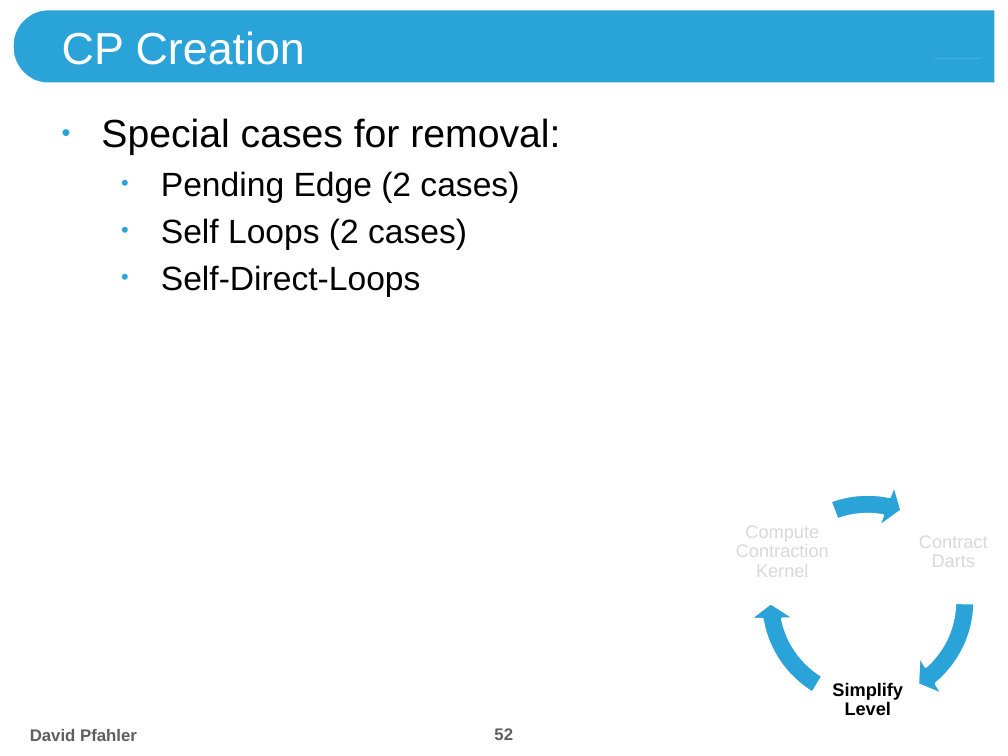
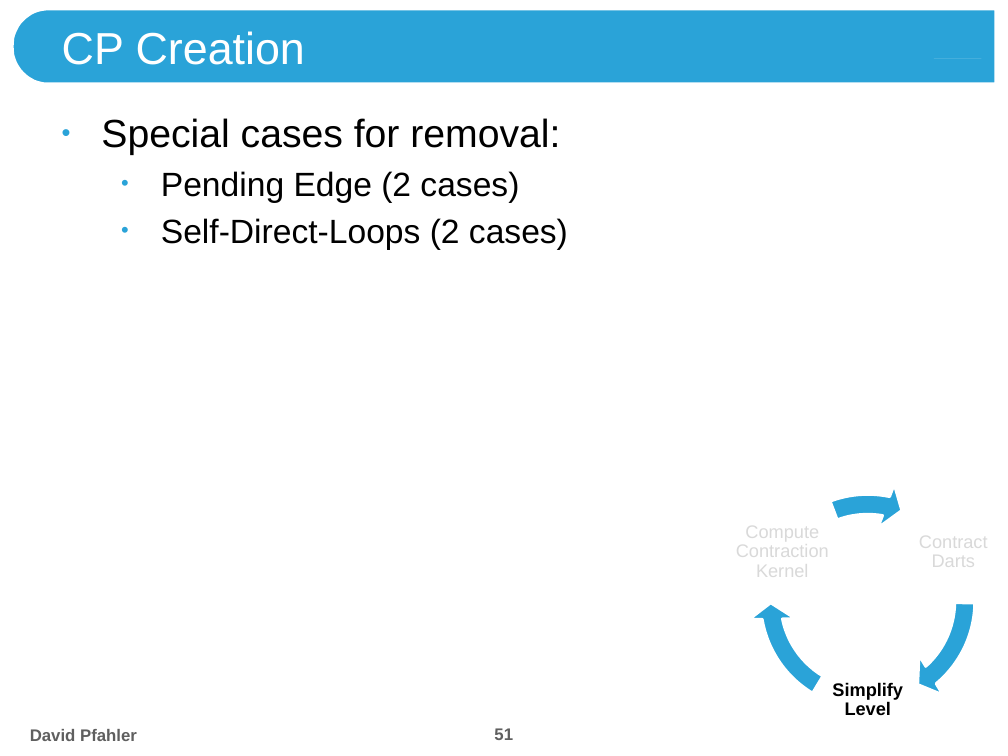
Before and after one commit to theShmoo/CombiPyr-ImSeg, a slide deck: slide 51 of doc/Combinatorial Pyramids.pptx (slide 52 before the commit). Drawn at 1008x756 pixels with LibreOffice and Linux fonts; fonts in the diff are those of the drawing; background and template pictures are left out. Boxes give left, top, right and bottom in pixels: in the first picture for what was removed or moved away, otherwise in the second. Text is boxed around its words. In the diff, an @@ line names an element or a change of style, - is before the commit and + after.

```diff
--- a/doc/Combinatorial Pyramids.pptx
+++ b/doc/Combinatorial Pyramids.pptx
@@ text at <box>161,218,568,250</box>: text changed @@
-  • Self Loops (2 cases)
-  • Self-Direct-Loops
+  • Self-Direct-Loops (2 cases)
@@ page number at <box>494,728,513,740</box>: text changed @@
-52
+51
```
Also in this commit, not shown: 4 slides added, 1 slide removed, 1 other file.
